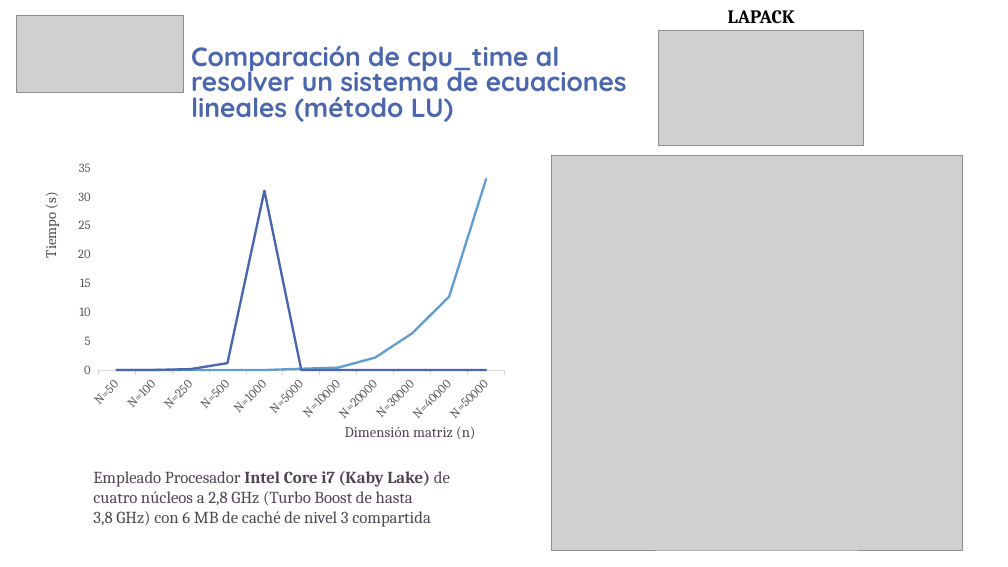
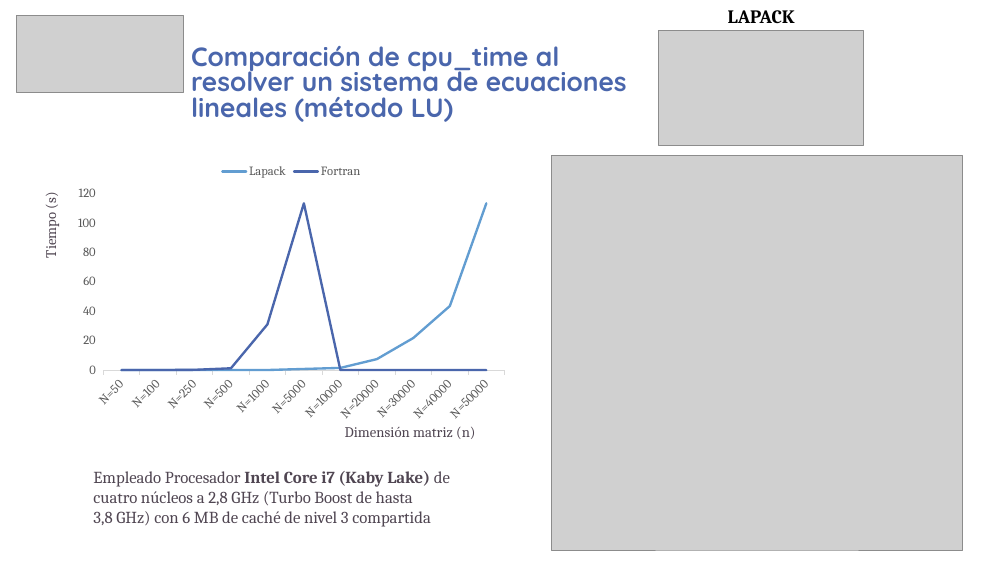
Before and after one commit to guaguaUPM/UPM, a slide deck: slide 9 of lu-lapack.pptx. Drawn at 1008x567 pixels with LibreOffice and Linux fonts; fonts in the diff are those of the drawing; grey boxes stand for pictures; background and template pictures are left out. Boxes give left, top, right and bottom in pixels: in the first picture for what was removed or moved away, otherwise in the second. Text is boxed around its words. In the diff, an @@ line names an element or a change of style, - is before the commit and + after.

Commit message:
alex_ppt

```diff
--- a/lu-lapack.pptx
+++ b/lu-lapack.pptx
@@ line stacked chart at [70, 156, 513, 427] @@
-Series 1: 0, 0, 0, 0, 0, 1, 1, 7, 19, 38, 100
+Lapack: 0, 0, 0, 0, 0, 1, 1, 7, 19, 38, 100
-Series 2: 0, 0, 0, 1, 31, -, -, -, -, -, -
+Fortran: 0, 0, 0, 1, 31, 114
@@ legend changed @@
```
